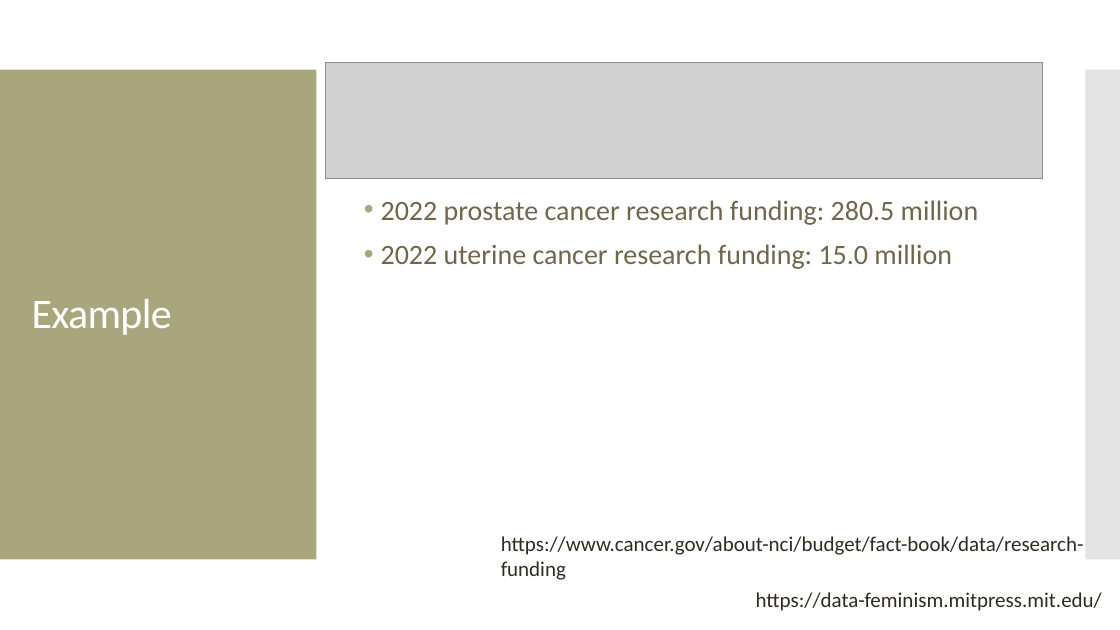
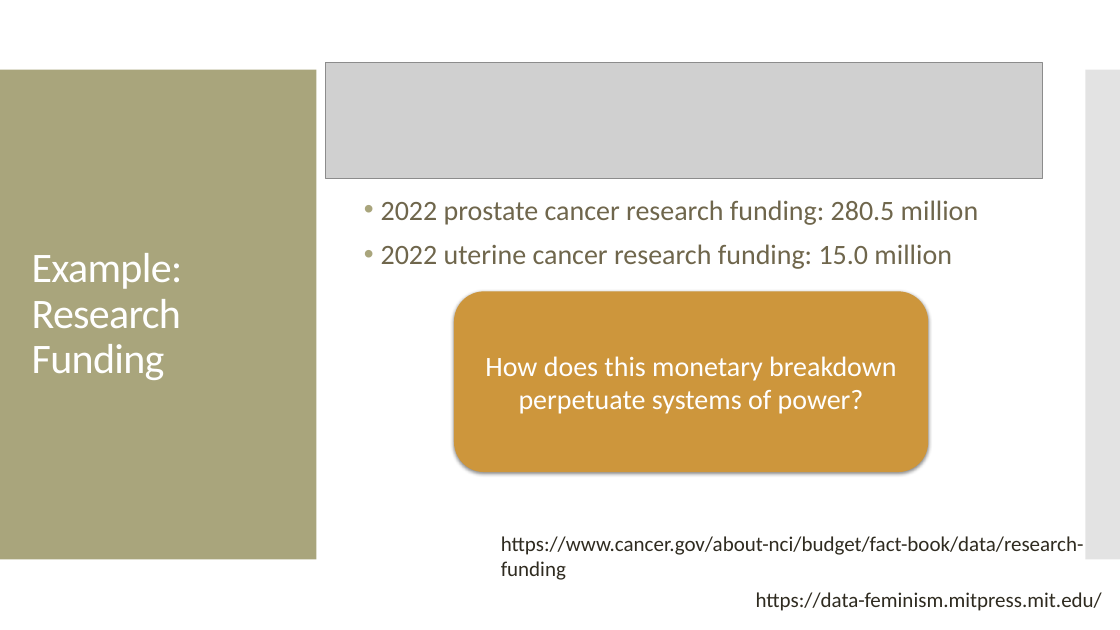
Before and after one commit to amosca01/SDS-CSC109, a slide deck: slide 15 of slides/02-data-feminism.pptx (slide 14 before the commit). Drawn at 1120x630 pixels with LibreOffice and Linux fonts; fonts in the diff are those of the drawing; grey boxes stand for pictures. Boxes give left, top, right and bottom in pixels: in the first picture for what was removed or moved away, otherwise in the second. Text is boxed around its words. In the diff, an @@ line names an element or a change of style, - is before the commit and + after.

```diff
--- a/slides/02-data-feminism.pptx
+++ b/slides/02-data-feminism.pptx
@@ title at bbox=[32, 253, 183, 380]: text changed @@
-Example
+Example: Research Funding
@@ rounded rectangle added at bbox=[455, 292, 929, 472], fill #CE963C, 24 pt, text #FFFFFF @@
+How does this monetary breakdown perpetuate systems of power?
```
Also in this commit, not shown: 4 other slides changed, 2 slides added, 1 slide removed, 6 other files.
